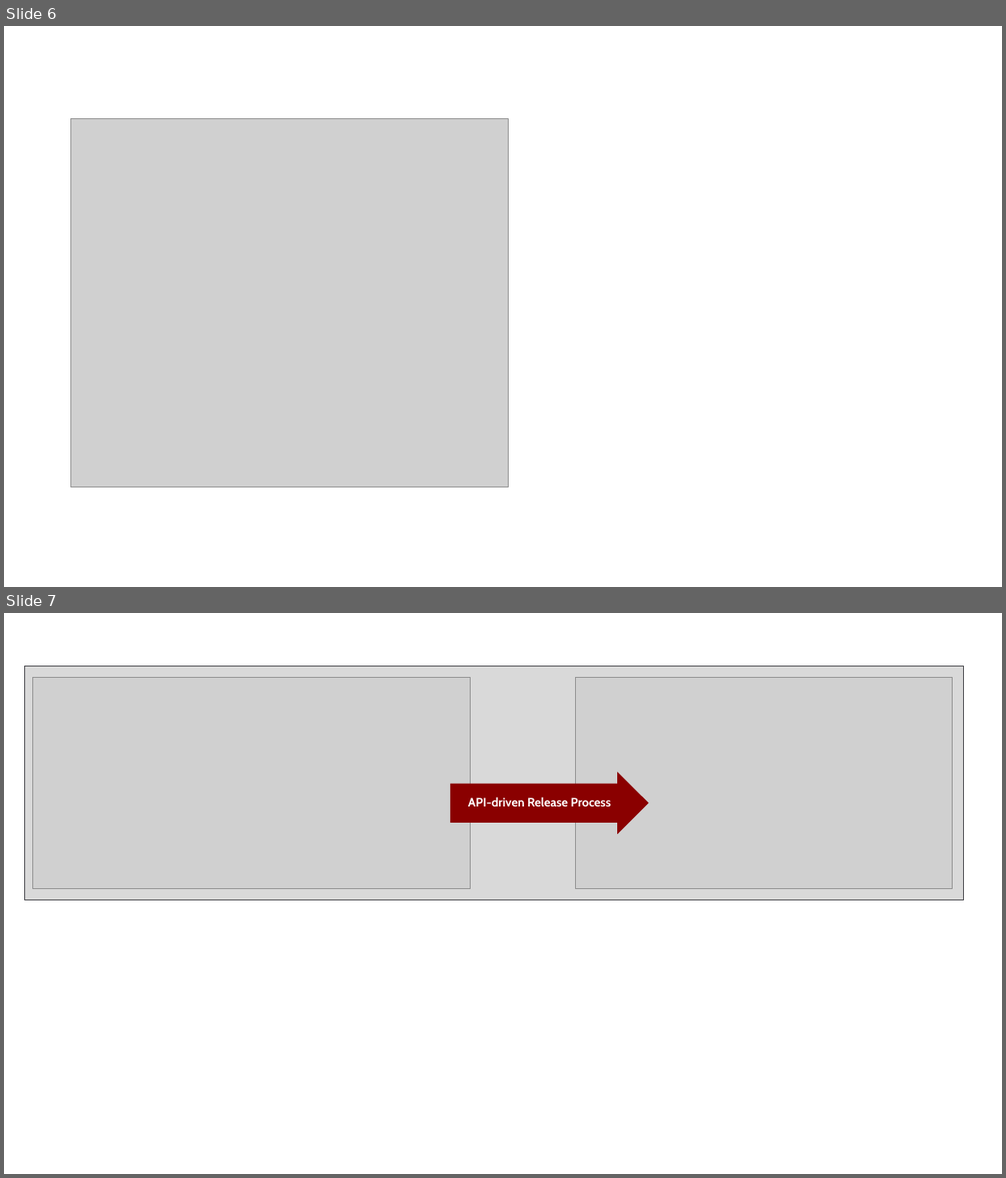
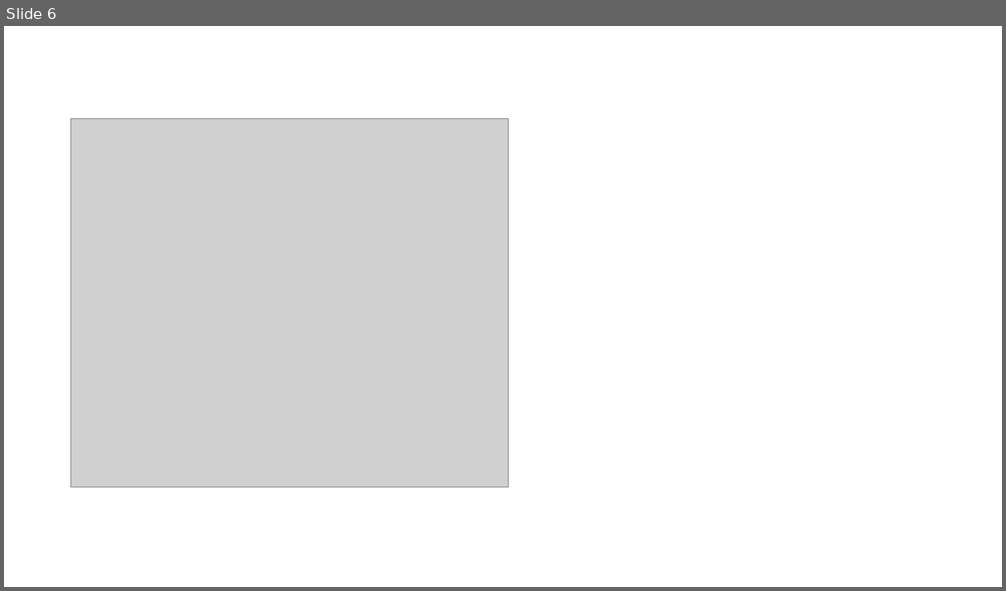
Before and after one commit to FabricDevCamp/fabric-cicd-whitepaper, a slide deck: Part 1 - Overview of Fabric CICD.pptx. Shown one above the other, each under a label of ours: slides 6 and 7 before the commit, slide 6 after it. The pictures are 1006x1178 and 1006x591 pixels, drawn with LibreOffice and Linux fonts; fonts in the diff are those of the drawing; grey boxes stand for pictures. Boxes give left, top, right and bottom in pixels: in the first picture for what was removed or moved away, otherwise in the second. Text is boxed around its words. In the diff, an @@ line names an element or a change of style, - is before the commit and + after.

```diff
--- a/Part 1 - Overview of Fabric CICD.pptx
+++ b/Part 1 - Overview of Fabric CICD.pptx
@@ slide 7 removed at [4,613,1002,1174], background #FFFFFF @@
@@ rectangle removed at [24,666,964,900] @@
@@ picture removed at [33,677,471,889] @@
@@ picture removed at [576,677,952,889] @@
@@ right arrow removed at [450,773,648,835] @@
-API-driven Release Process
```
Also in this commit, not shown: 8 slides changed, 7 slides added, 3 other slides removed, 1 other file.
